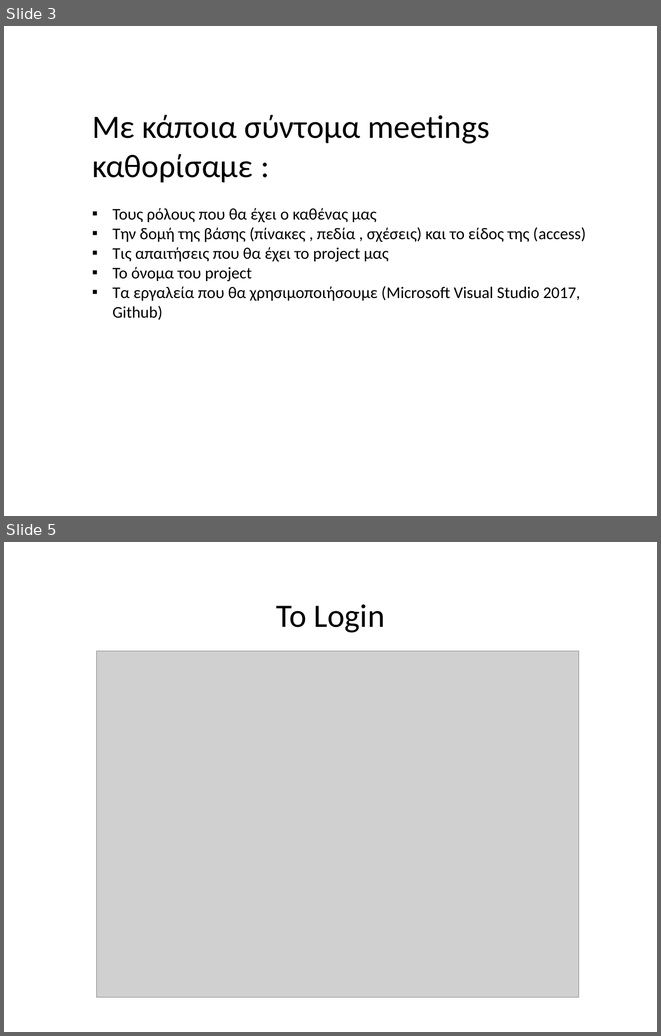
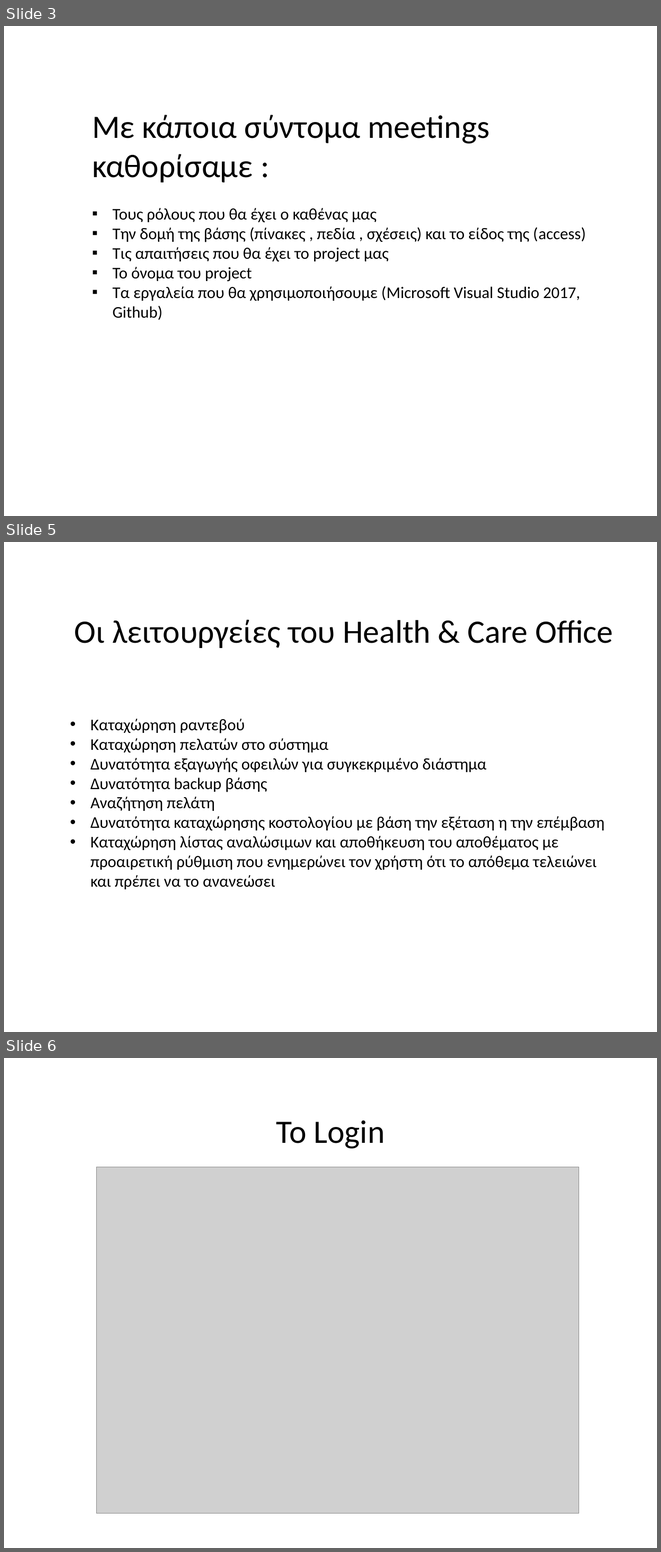
Before and after one commit to GorianM/Health-Care-Office, a slide deck: Health & Care Office Presentation.pptx. Shown one above the other, each under a label of ours: slides 3 and 5 before the commit, slides 3, 5 and 6 after it; the slides between them are not shown. The pictures are 661x1036 and 661x1552 pixels, drawn with LibreOffice and Linux fonts; fonts in the diff are those of the drawing; grey boxes stand for pictures; background and template pictures are left out. Boxes give left, top, right and bottom in pixels: in the first picture for what was removed or moved away, otherwise in the second. Text is boxed around its words. In the diff, an @@ line names an element or a change of style, - is before the commit and + after.

```diff
--- a/Health & Care Office Presentation.pptx
+++ b/Health & Care Office Presentation.pptx
@@ slide 5 added at box(4, 542, 657, 1032), background #FFFFFF @@
@@ text added at box(74, 619, 613, 648), 36 pt, text #000000 @@
+Οι λειτουργείες του Health & Care Office
@@ text added at box(90, 718, 604, 889), 18 pt, text #000000 @@
+• Καταχώρηση ραντεβού
+• Καταχώρηση πελατών στο σύστημα
+• Δυνατότητα εξαγωγής οφειλών για συγκεκριμένο διάστημα
+• Δυνατότητα backup βάσης
+• Αναζήτηση πελάτη
+• Δυνατότητα καταχώρησης κοστολογίου με βάση την εξέταση η την επέμβαση
+• Καταχώρηση λίστας αναλώσιμων και αποθήκευση του αποθέματος με προαιρετική ρύθμιση που ενημερώνει τον χρήστη ότι το απόθεμα τελειώνει και πρέπει να το ανανεώσει
@@ what was slide 5 is now slide 6 @@
```
Also in this commit, not shown: 1 slide changed.
